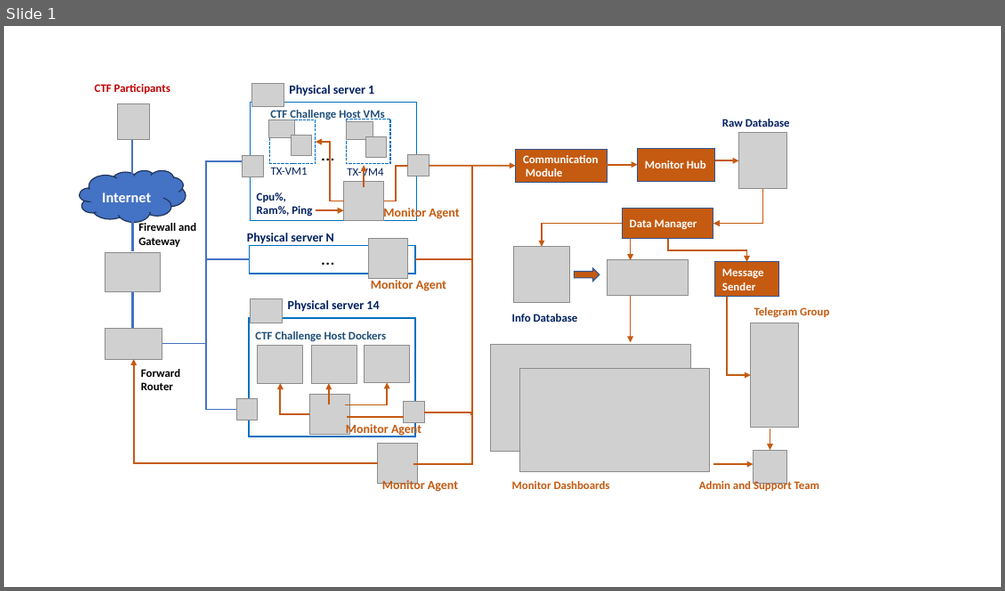
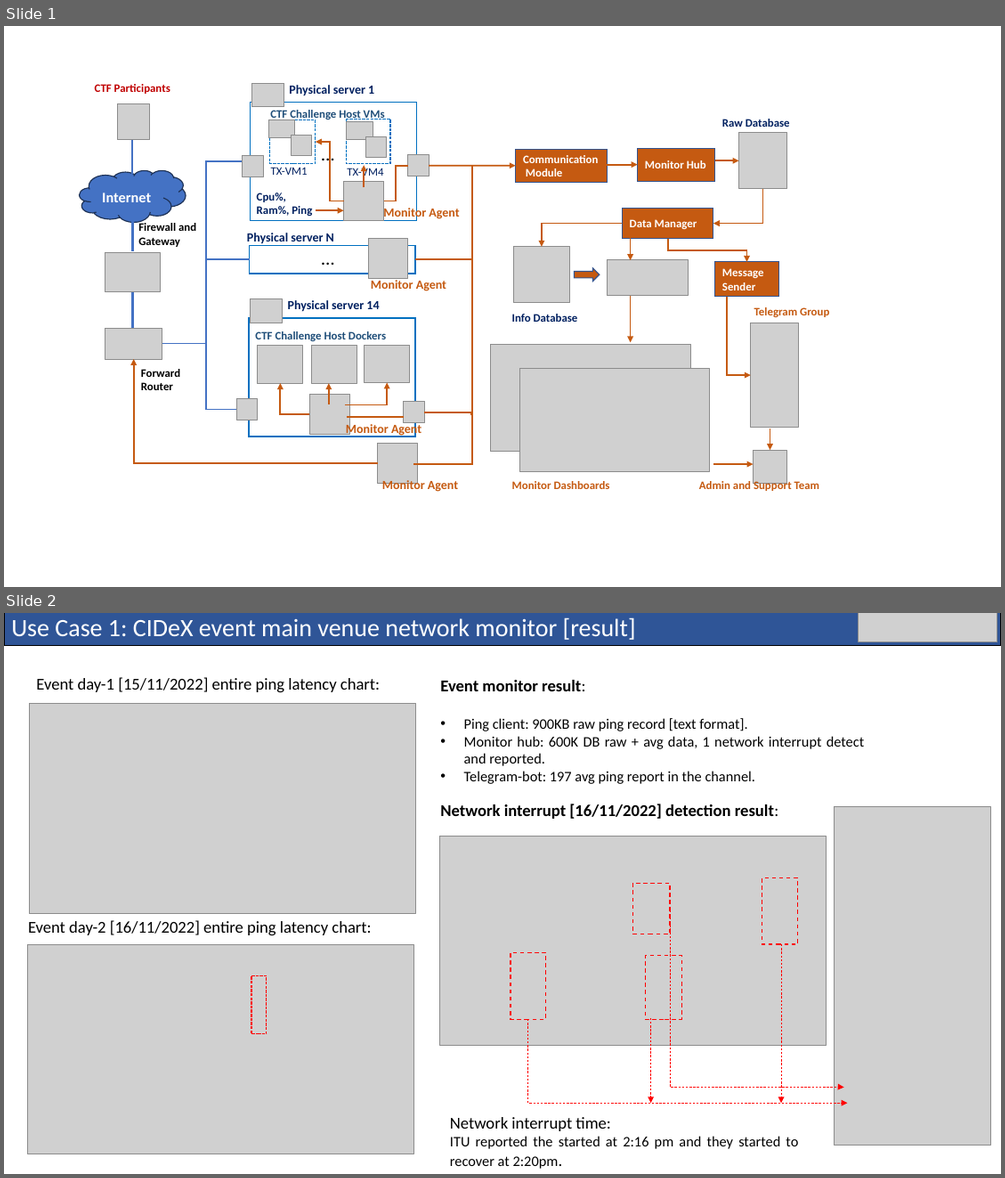
Before and after one commit to LiuYuancheng/CISSRed_Cluster_Monitor, a slide deck: doc/designDoc.pptx. Shown one above the other, each under a label of ours: slide 1 before the commit, slides 1 and 2 after it. The pictures are 1005x591 and 1005x1178 pixels, drawn with LibreOffice and Linux fonts; fonts in the diff are those of the drawing; grey boxes stand for pictures. Boxes give left, top, right and bottom in pixels: in the first picture for what was removed or moved away, otherwise in the second. Text is boxed around its words. In the diff, an @@ line names an element or a change of style, - is before the commit and + after.

```diff
--- a/doc/designDoc.pptx
+++ b/doc/designDoc.pptx
@@ slide 2 added at (4, 613, 1001, 1174), background #FFFFFF @@
@@ rectangle added at (4, 613, 1001, 646), fill #2F5597, outline #000000 0.75 pt, 24 pt, text #FFFFFF @@
+Use Case 1: CIDeX event main venue network monitor [result]
@@ picture added at (858, 613, 998, 642) @@
@@ text added at (36, 677, 380, 693), 16 pt, text #000000 @@
+Event day-1 [15/11/2022] entire ping latency chart:
@@ text added at (440, 680, 864, 784), 14 pt, text #000000 @@
+Event monitor result:
+• Ping client: 900KB raw ping record [text format].
+• Monitor hub: 600K DB raw + avg data, 1 network interrupt detect and reported.
+• Telegram-bot: 197 avg ping report in the channel.
@@ picture added at (30, 704, 416, 913) @@
@@ text added at (440, 803, 779, 819), 16 pt, text #000000, bold @@
+Network interrupt [16/11/2022] detection result:
@@ picture added at (834, 806, 991, 1144) @@
@@ picture added at (440, 835, 826, 1046) @@
@@ rectangle added at (762, 877, 797, 944), outline #FF0000 1 pt dashed @@
@@ rectangle added at (633, 883, 670, 933), outline #FF0000 1 pt dashed @@
@@ text added at (28, 920, 371, 935), 16 pt, text #000000 @@
+Event day-2 [16/11/2022] entire ping latency chart:
@@ elbow arrow added from (670, 910) to (844, 1087), #FF0000 0.5 pt dashed @@
@@ picture added at (27, 944, 413, 1153) @@
@@ rectangle added at (510, 952, 545, 1019), outline #FF0000 1 pt dashed @@
@@ rectangle added at (645, 956, 681, 1019), outline #FF0000 1 pt dashed @@
@@ arrow added from (781, 944) to (781, 1103), #FF0000 0.5 pt dashed @@
@@ rectangle added at (251, 976, 267, 1034), outline #FF0000 1 pt dashed @@
@@ elbow arrow added from (528, 1019) to (848, 1103), #FF0000 0.5 pt dashed @@
@@ arrow added from (651, 1018) to (651, 1103), #FF0000 0.5 pt dashed @@
@@ text added at (450, 1117, 798, 1168), 14 pt, text #000000 @@
+Network interrupt time:
+ITU reported the started at 2:16 pm and they started to recover at 2:20pm.
```
Also in this commit, not shown: 4 other files.
